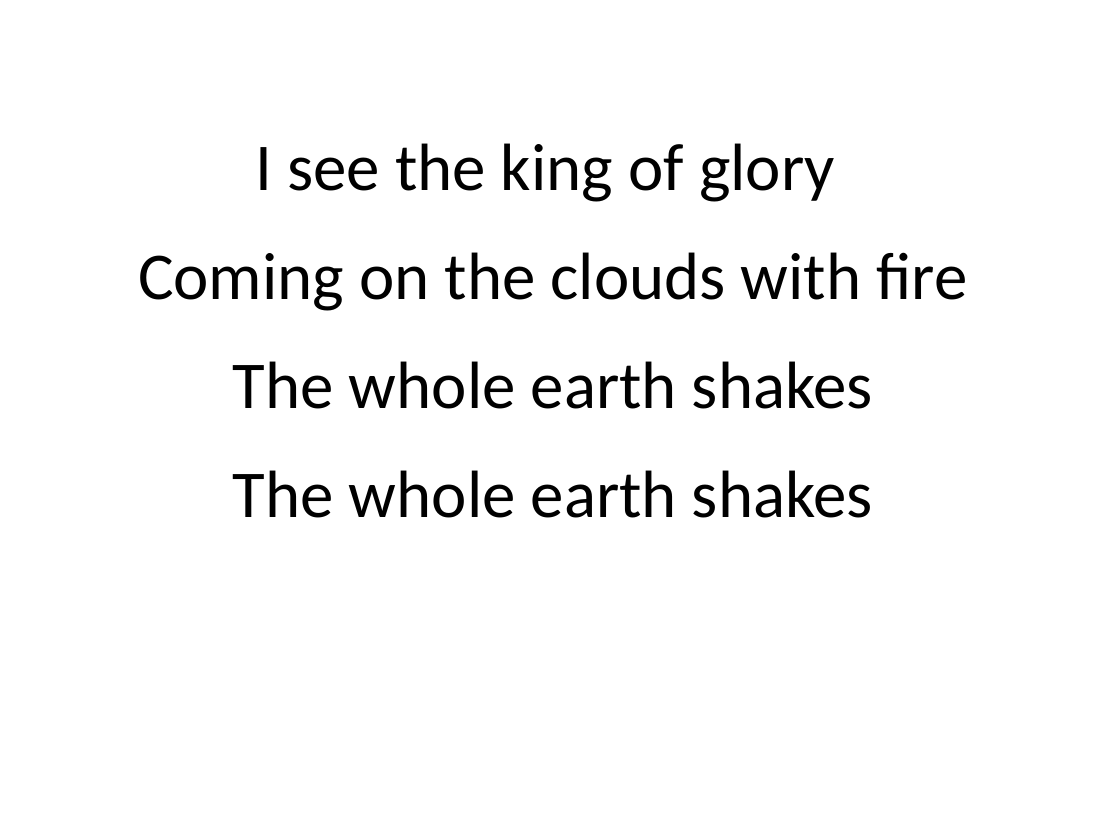
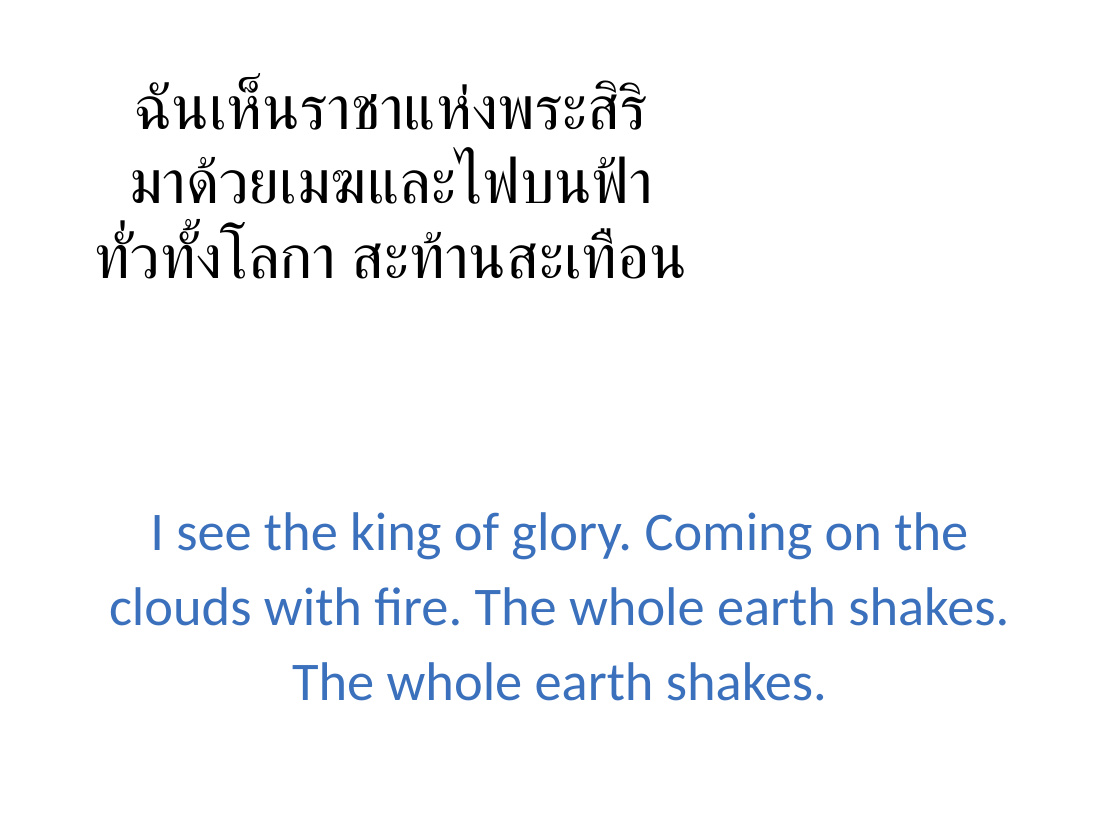
Before and after one commit to mightmay/songpptcreator, a slide deck: slide 2 of finishedppt/WorshipSongs.pptx (slide 33 before the commit). Drawn at 1120x840 pixels with LibreOffice and Linux fonts; fonts in the diff are those of the drawing. Boxes give left, top, right and bottom in pixels: in the first picture for what was removed or moved away, otherwise in the second. Text is boxed around its words. In the diff, an @@ line names an element or a change of style, - is before the commit and + after.

```diff
--- a/finishedppt/WorshipSongs.pptx
+++ b/finishedppt/WorshipSongs.pptx
@@ text added at box(95, 80, 687, 279), 40 pt, text #000000 @@
+ฉันเห็นราชาแห่งพระสิริ
+มาด้วยเมฆและไฟบนฟ้า
+ทั่วทั้งโลกา สะท้านสะเทือน
@@ text at box(109, 512, 1009, 701): text changed; size 43 to 35 pt; text colour #000000 to #3A70BC @@
-I see the king of glory
-Coming on the clouds with fire
-The whole earth shakes
-The whole earth shakes
+I see the king of glory. Coming on the clouds with fire. The whole earth shakes. The whole earth shakes.
```
Also in this commit, not shown: 6 other slides changed, 1 slide added, 52 slides removed, 4 other files.
